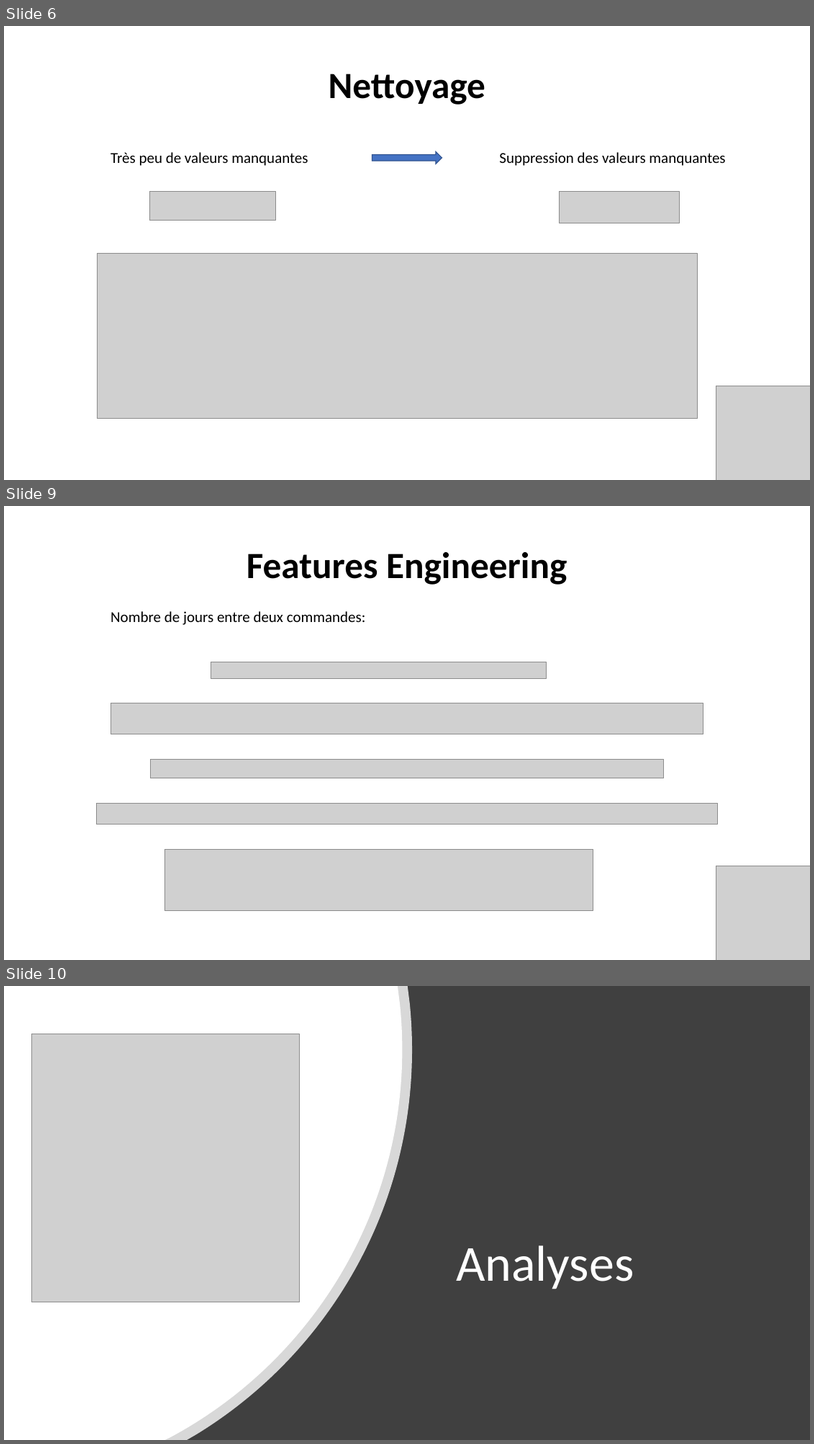
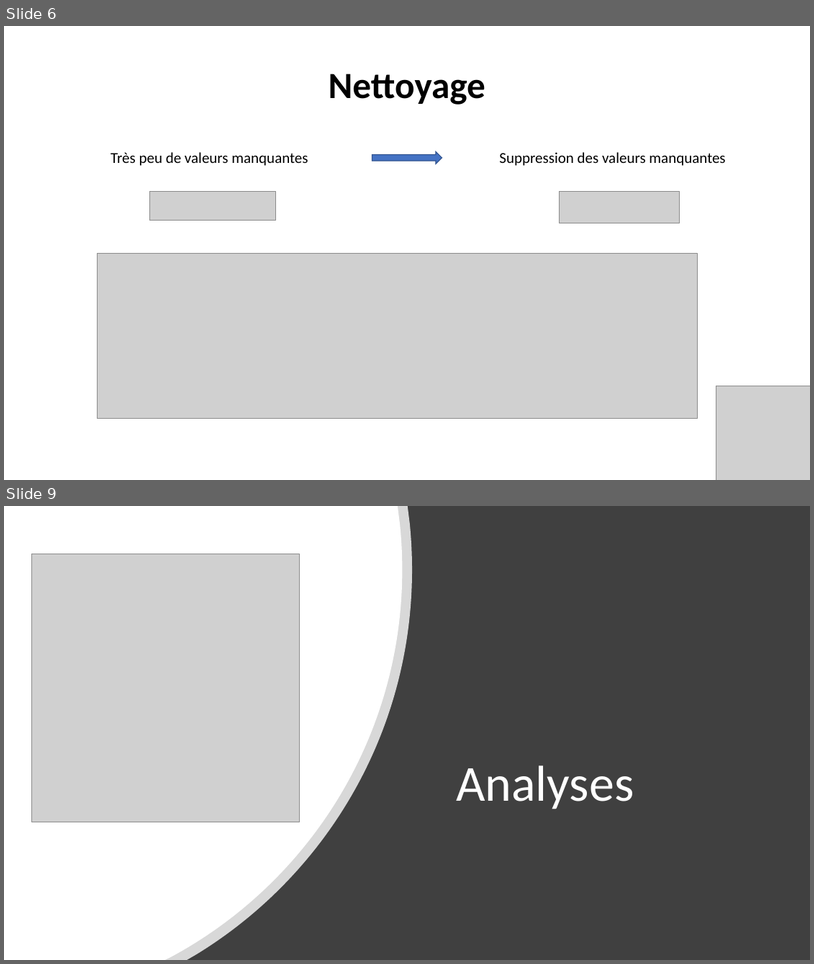
Before and after one commit to Julien-paulet/Ds_projet5, a slide deck: Présentation Projet_5.pptx. Shown one above the other, each under a label of ours: slides 6, 9 and 10 before the commit, slides 6 and 9 after it; the slides between them are not shown. The pictures are 814x1444 and 814x964 pixels, drawn with LibreOffice and Linux fonts; fonts in the diff are those of the drawing; grey boxes stand for pictures. Boxes give left, top, right and bottom in pixels: in the first picture for what was removed or moved away, otherwise in the second. Text is boxed around its words. In the diff, an @@ line names an element or a change of style, - is before the commit and + after.

```diff
--- a/Présentation Projet_5.pptx
+++ b/Présentation Projet_5.pptx
@@ slide 9 removed at bbox=[4, 506, 810, 960], background #FFFFFF @@
@@ text removed at bbox=[247, 552, 567, 584] @@
-Features Engineering
@@ text removed at bbox=[111, 611, 366, 625] @@
-Nombre de jours entre deux commandes:
@@ picture removed at bbox=[211, 662, 547, 678] @@
@@ picture removed at bbox=[111, 703, 704, 735] @@
@@ picture removed at bbox=[150, 759, 664, 778] @@
@@ picture removed at bbox=[97, 803, 718, 824] @@
@@ picture removed at bbox=[165, 849, 593, 911] @@
@@ picture removed at bbox=[717, 865, 810, 960] @@
@@ what was slide 10 is now slide 9 @@
```
Also in this commit, not shown: 6 slides changed, 2 slides added, 2 other slides removed, 6 other files.
